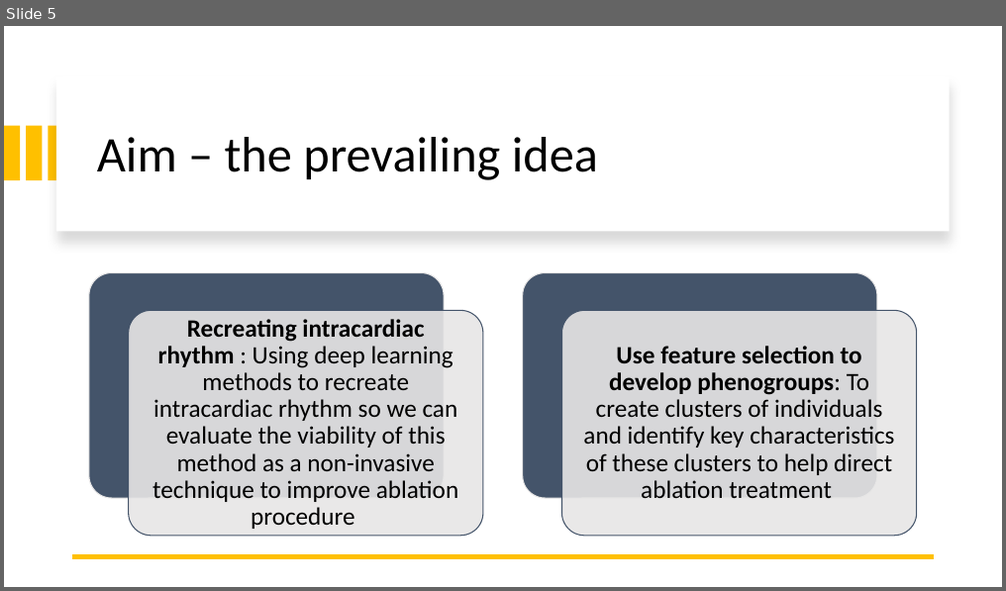
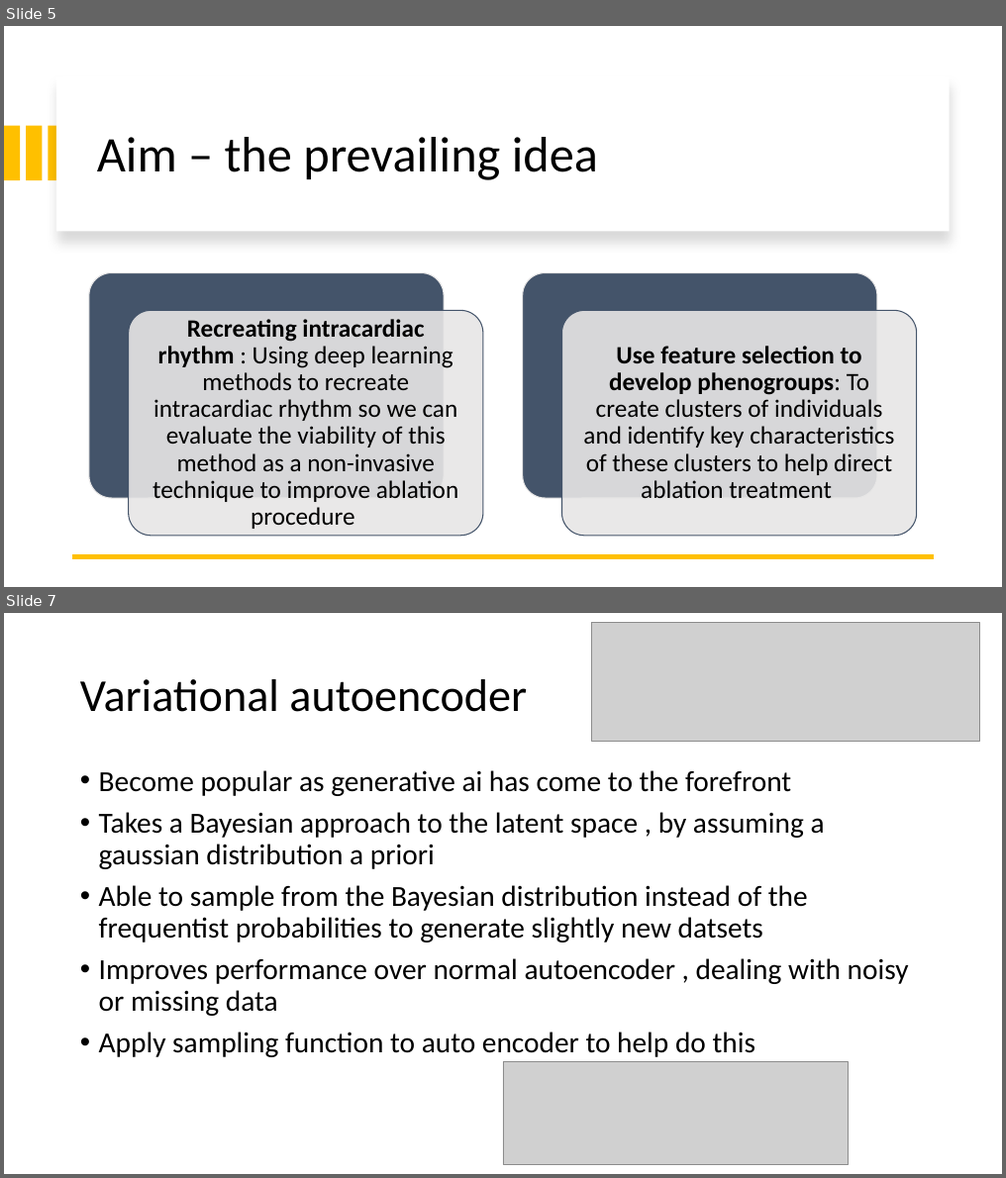
Before and after one commit to omare334/CVD_project, a slide deck: Phenogrouping patients with atrial fibrillation undergoing catheter ablation.pptx. Shown one above the other, each under a label of ours: slide 5 before the commit, slides 5 and 7 after it; the slides between them are not shown. The pictures are 1006x591 and 1006x1178 pixels, drawn with LibreOffice and Linux fonts; fonts in the diff are those of the drawing; grey boxes stand for pictures. Boxes give left, top, right and bottom in pixels: in the first picture for what was removed or moved away, otherwise in the second. Text is boxed around its words. In the diff, an @@ line names an element or a change of style, - is before the commit and + after.

```diff
--- a/Phenogrouping patients with atrial fibrillation undergoing catheter ablation.pptx
+++ b/Phenogrouping patients with atrial fibrillation undergoing catheter ablation.pptx
@@ slide 7 added at (4, 613, 1002, 1174), background #FFFFFF @@
@@ picture added at (591, 622, 979, 741) @@
@@ title added at (80, 679, 527, 712), 44 pt, text #000000 @@
+Variational autoencoder
@@ text added at (99, 770, 909, 1058), 28 pt, text #000000 @@
+• Become popular as generative ai has come to the forefront
+• Takes a Bayesian approach to the latent space , by assuming a gaussian distribution a priori
+• Able to sample from the Bayesian distribution instead of the frequentist probabilities to generate slightly new datsets
+• Improves performance over normal autoencoder , dealing with noisy or missing data
+• Apply sampling function to auto encoder to help do this
@@ picture added at (503, 1062, 848, 1165) @@
```
Also in this commit, not shown: 1 slide changed, 3 other slides added, 1 slide removed, 7 other files.
